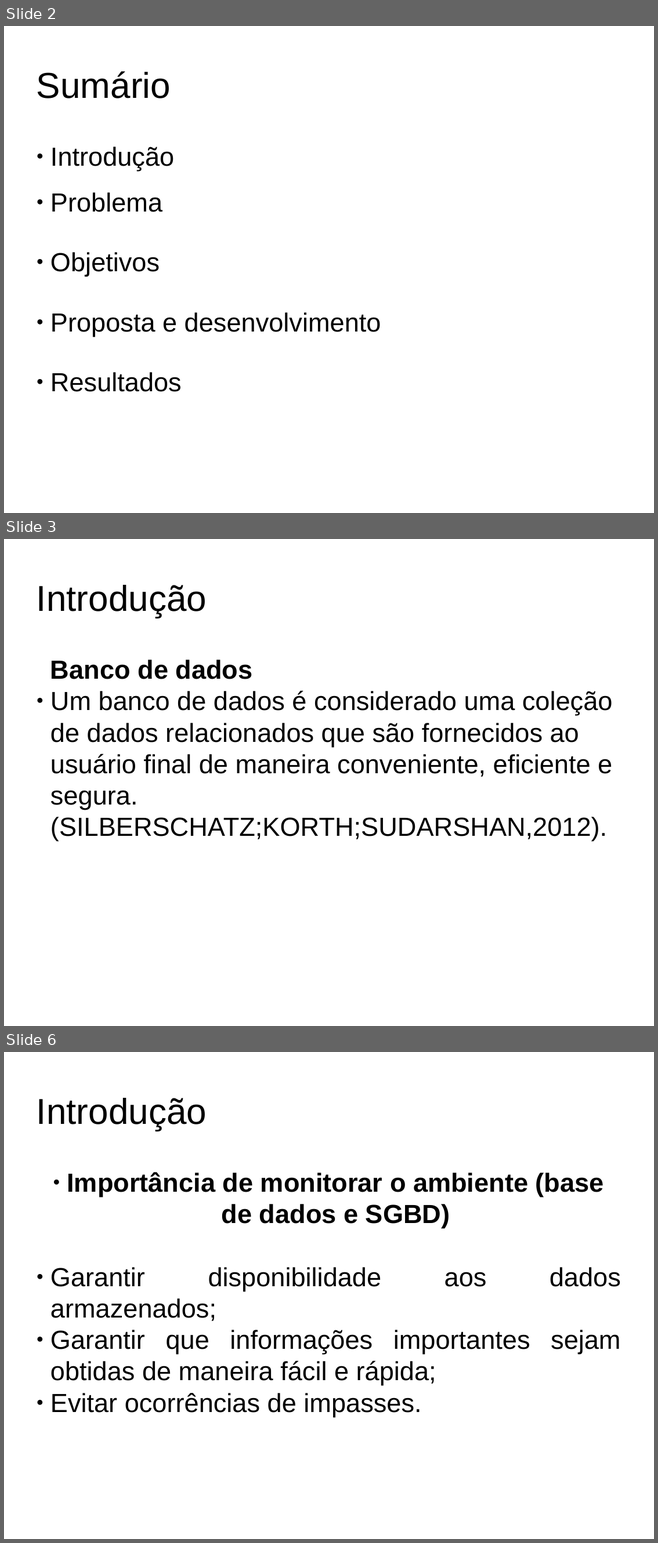
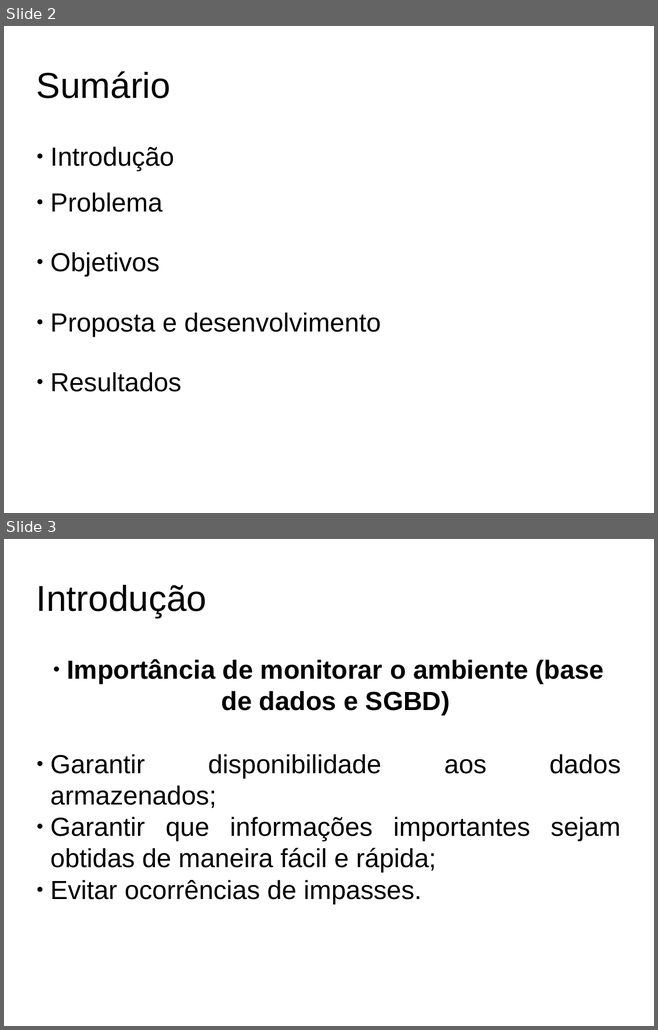
Before and after one commit to ftomasini/smdb, a slide deck: Documentos/FTOMASINI/SLIDES/slides.odp. Shown one above the other, each under a label of ours: slides 2, 3 and 6 before the commit, slides 2 and 3 after it; the slides between them are not shown. The pictures are 658x1543 and 658x1030 pixels, drawn with LibreOffice and Linux fonts; fonts in the diff are those of the drawing; background and template pictures are left out. Boxes give left, top, right and bottom in pixels: in the first picture for what was removed or moved away, otherwise in the second. Text is boxed around its words. In the diff, an @@ line names an element or a change of style, - is before the commit and + after.

```diff
--- a/Documentos/FTOMASINI/SLIDES/slides.odp
+++ b/Documentos/FTOMASINI/SLIDES/slides.odp
@@ slide 3 removed at box(4, 539, 654, 1026), background picture (left out) @@
@@ title removed at box(36, 585, 206, 617) @@
-Introdução
@@ subtitle removed at box(50, 660, 612, 841) @@
-Banco de dados
-● Um banco de dados é considerado uma coleção de dados relacionados que são fornecidos ao usuário final de maneira conveniente, eficiente e segura. (SILBERSCHATZ;KORTH;SUDARSHAN,2012).
@@ what was slide 6 is now slide 3 @@
```
Also in this commit, not shown: 4 slides changed, 11 other slides removed, 2 other files.
